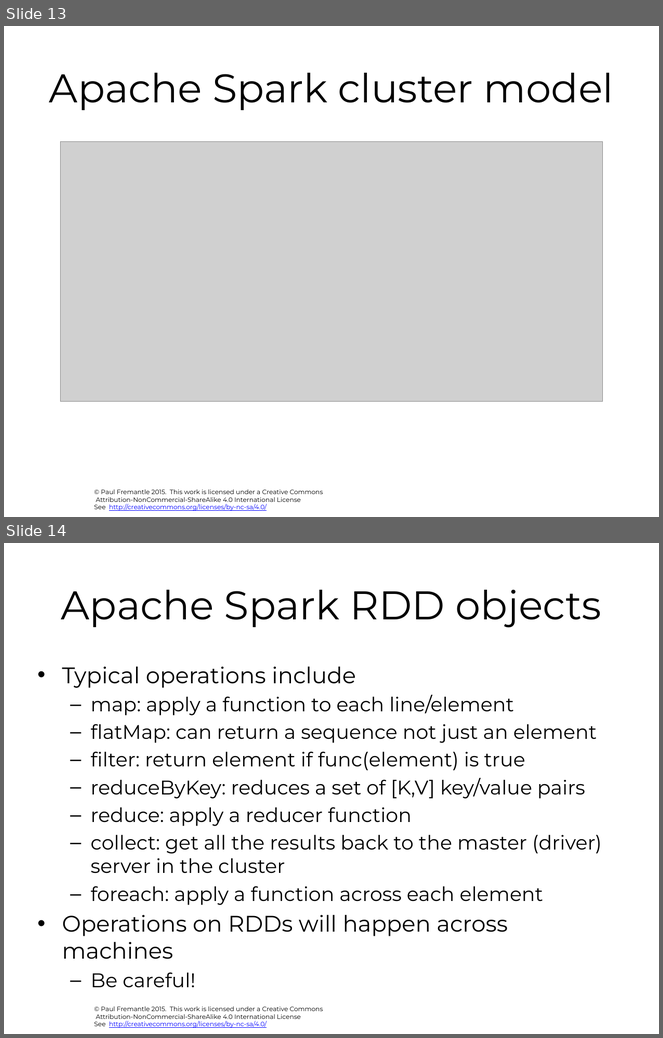
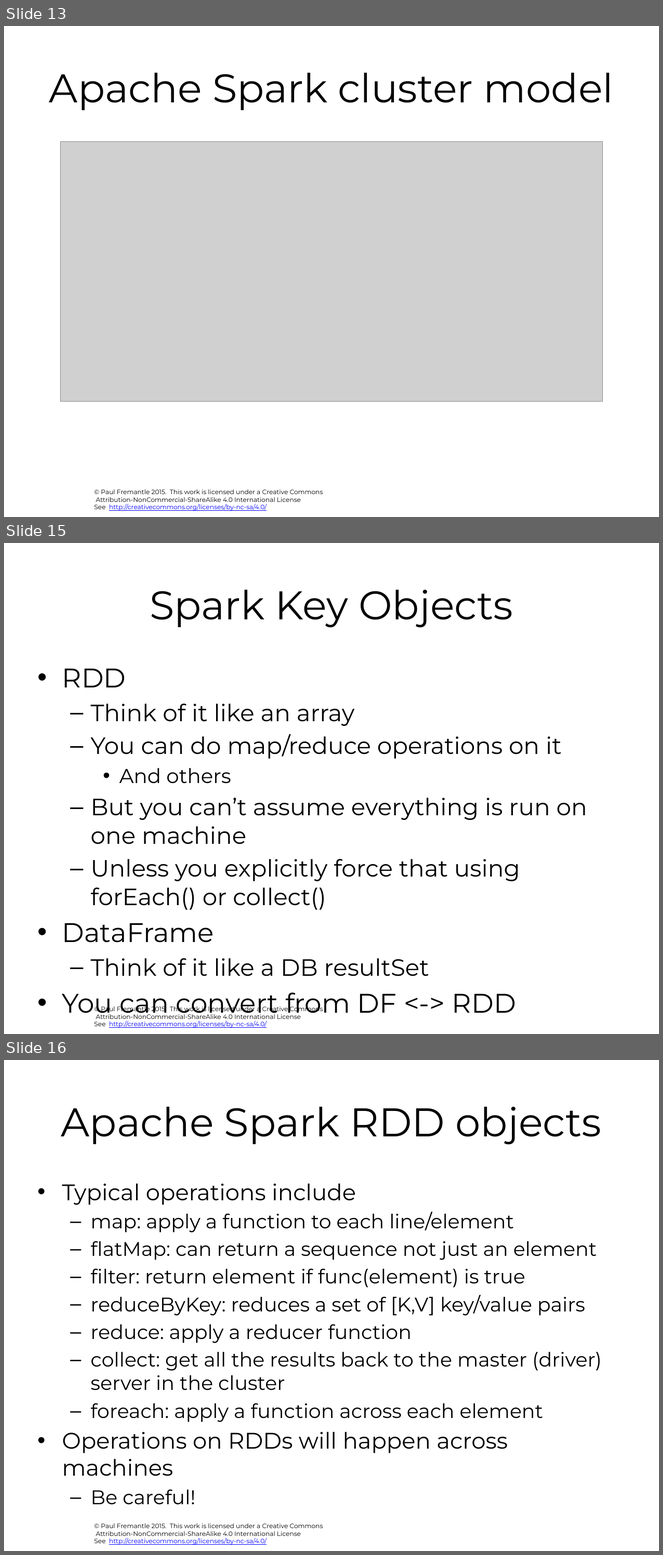
Before and after one commit to pzfreo/ox-clo, a slide deck: pres-source/07-spark-and-adjuncts.pptx. Shown one above the other, each under a label of ours: slides 13 and 14 before the commit, slides 13, 15 and 16 after it; the slides between them are not shown. The pictures are 663x1038 and 663x1555 pixels, drawn with LibreOffice and Linux fonts; fonts in the diff are those of the drawing; grey boxes stand for pictures; background and template pictures are left out. Boxes give left, top, right and bottom in pixels: in the first picture for what was removed or moved away, otherwise in the second. Text is boxed around its words. In the diff, an @@ line names an element or a change of style, - is before the commit and + after.

```diff
--- a/pres-source/07-spark-and-adjuncts.pptx
+++ b/pres-source/07-spark-and-adjuncts.pptx
@@ slide 15 added at [4,543,659,1034], background #FFFFFF; not listed: 1 template element that a slide beside it also shows @@
@@ title added at [150,590,513,628], 44 pt, text #000000 @@
+Spark Key Objects
@@ text added at [62,668,587,1019], 25.9 pt, text #000000 @@
+• RDD
+  – Think of it like an array
+  – You can do map/reduce operations on it
+    • And others
+  – But you can’t assume everything is run on one machine
+  – Unless you explicitly force that using forEach() or collect()
+• DataFrame
+  – Think of it like a DB resultSet
+• You can convert from DF <-> RDD
@@ what was slide 14 is now slide 16 @@
```
Also in this commit, not shown: 2 slides changed, 6 other slides added, 26 other files.
